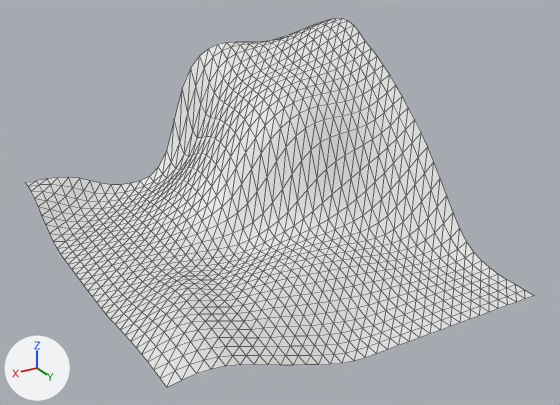
Before and after pictures for a commit that changed the glTF model assets/levels/overworld/chunk_-3_2.glb.
Camera for both pictures: a camera (50 mm lens) standing at (60.0, 105.2, 53.7) and looking at (-1.1, 3.3, 2.7). Every picture has the same lights, and +X, +Y and +Z are marked at lower left. The first picture is the older version. Mesh edges are drawn as thin lines.

Names of what the first picture shows: 'chunk_-3_2-col'.
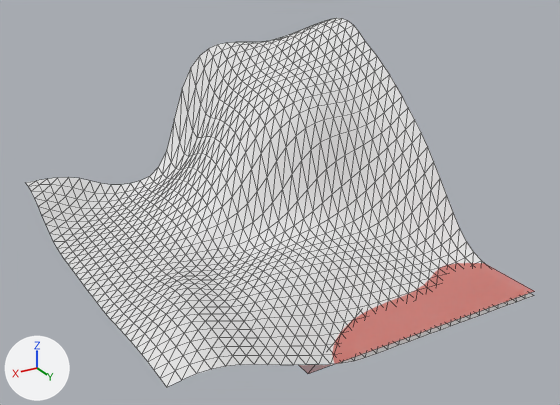
Boxes [x1, y1, x2, y2] around the edits, measured in the pictures (560 x 405 px):
'lava-lava', added: after [299, 263, 534, 374]

Diff of the bpy script that builds the scene:
```diff
--- a/assets/levels/overworld/chunk_-3_2.glb.py
+++ b/assets/levels/overworld/chunk_-3_2.glb.py
@@ mat_lava @@
+mat_lava = principled_material('lava')
+mat_lava.base_color = (0.8, 0.0434, 0.0)  # orange #e73b00
+mat_lava.alpha = 0.543
@@ me_lava_lava @@
+me_lava_lava.from_pydata([(11.7, 5.7, -9.2), (-32.0, 5.7, -9.2), (11.7, 32.0, -9.2), (-32.0, 32.0, -9.2)], [], [(1, 0, 2), (1, 2, 3)])
+me_lava_lava.materials.append(mat_lava)  # orange #e73b00
@@ ob_lava_lava @@
+ob_lava_lava = bpy.data.objects.new('lava-lava', me_lava_lava)
+ob_lava_lava.location = (0.0, 0.0, 0.0)
```
